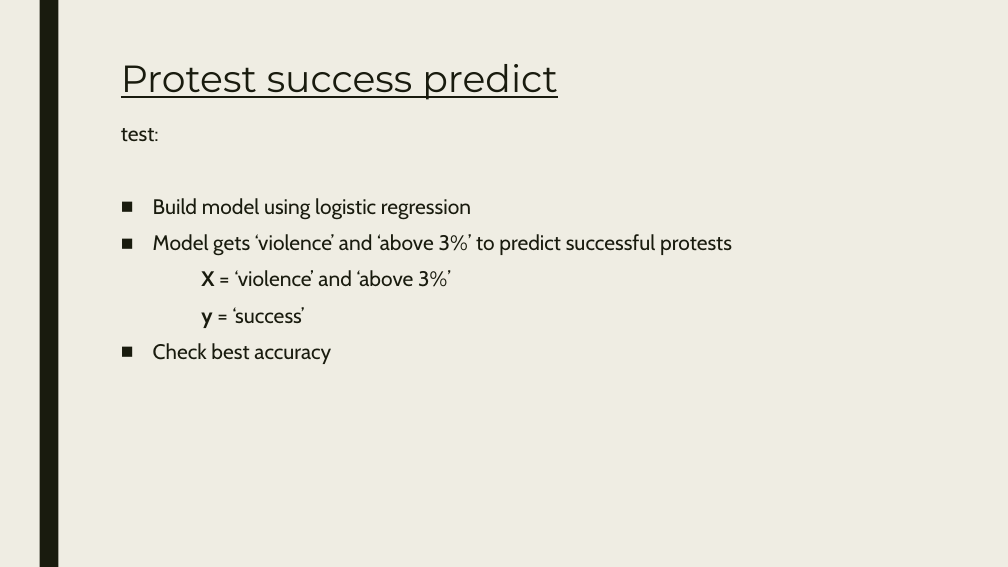
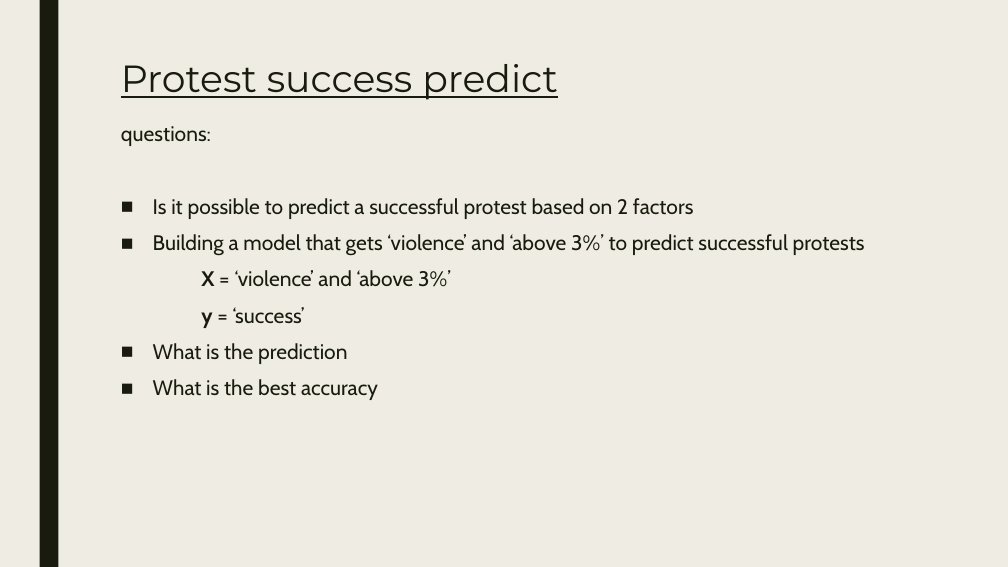
Before and after one commit to Dimnir/Protests, a slide deck: slide 15 of Presentation.pptx. Drawn at 1008x567 pixels with LibreOffice and Linux fonts; fonts in the diff are those of the drawing. Boxes give left, top, right and bottom in pixels: in the first picture for what was removed or moved away, otherwise in the second. Text is boxed around its words. In the diff, an @@ line names an element or a change of style, - is before the commit and + after.

```diff
--- a/Presentation.pptx
+++ b/Presentation.pptx
@@ text at [121,126,865,256]: text changed @@
-test:
-■ Build model using logistic regression
-■ Model gets ‘violence’ and ‘above 3%’ to predict successful protests
+questions:
+■ Is it possible to predict a successful protest based on 2 factors
+■ Building a model that gets ‘violence’ and ‘above 3%’ to predict successful protests
@@ text at [153,343,378,400]: text changed @@
-■ Check best accuracy
+■ What is the prediction
+■ What is the best accuracy
```
Also in this commit, not shown: 16 other slides changed.
